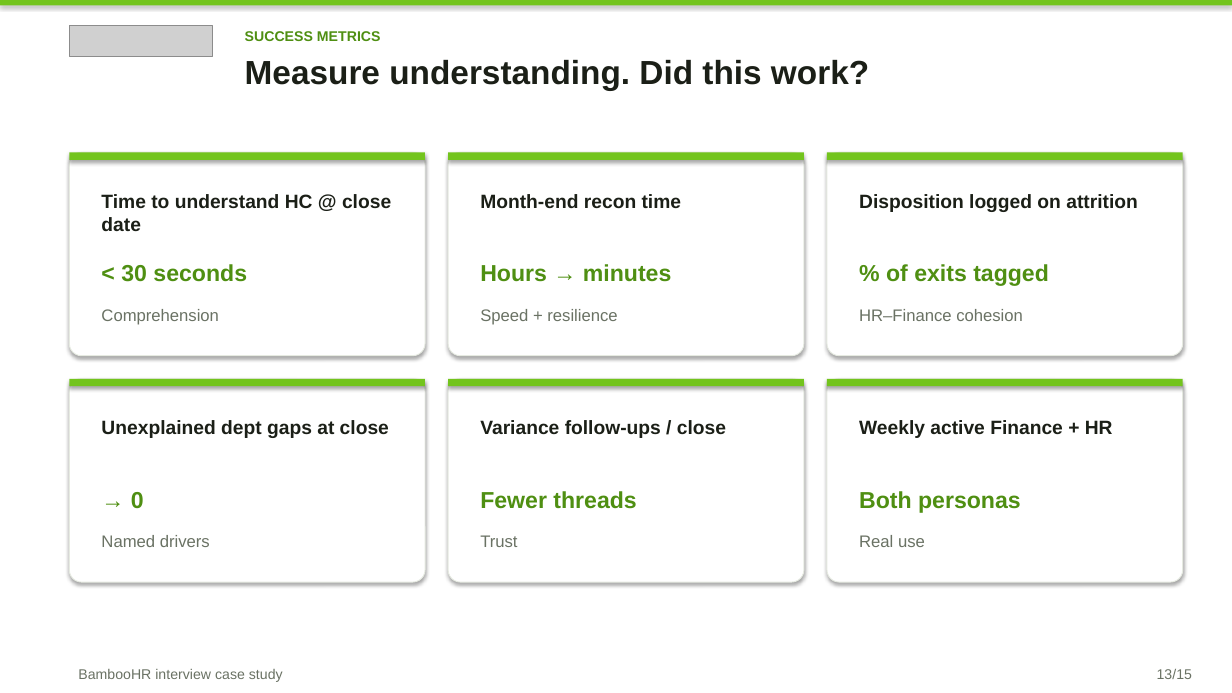
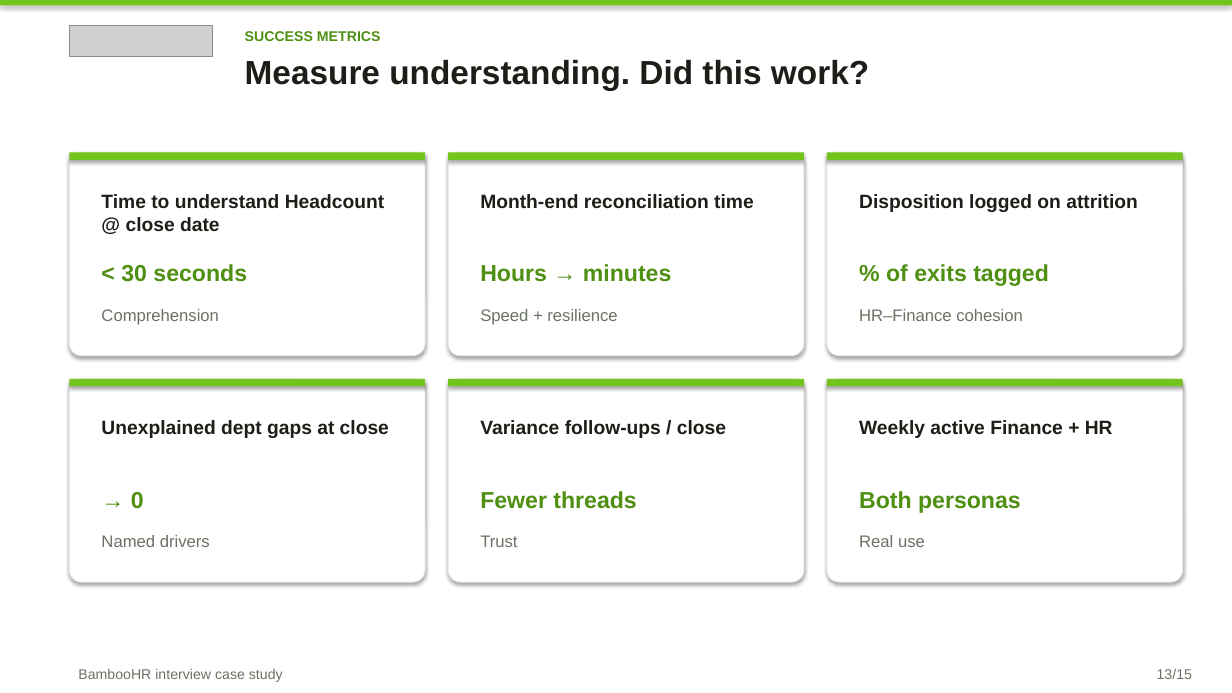
Before and after one commit to Brigdawg/Headcount-Reconciliation, a slide deck: slide 13 of deck/Headcount_Control_Tower_Case_Study.pptx. Drawn at 1232x693 pixels with LibreOffice and Linux fonts; fonts in the diff are those of the drawing; grey boxes stand for pictures. Boxes give left, top, right and bottom in pixels: in the first picture for what was removed or moved away, otherwise in the second. Text is boxed around its words. In the diff, an @@ line names an element or a change of style, - is before the commit and + after.

```diff
--- a/deck/Headcount_Control_Tower_Case_Study.pptx
+++ b/deck/Headcount_Control_Tower_Case_Study.pptx
@@ text at [101, 194, 384, 231]: text changed @@
-Time to understand HC @ close date
+Time to understand Headcount @ close date
@@ text at [480, 194, 754, 208]: text changed @@
-Month-end recon time
+Month-end reconciliation time
```
Also in this commit, not shown: 9 other slides changed.
